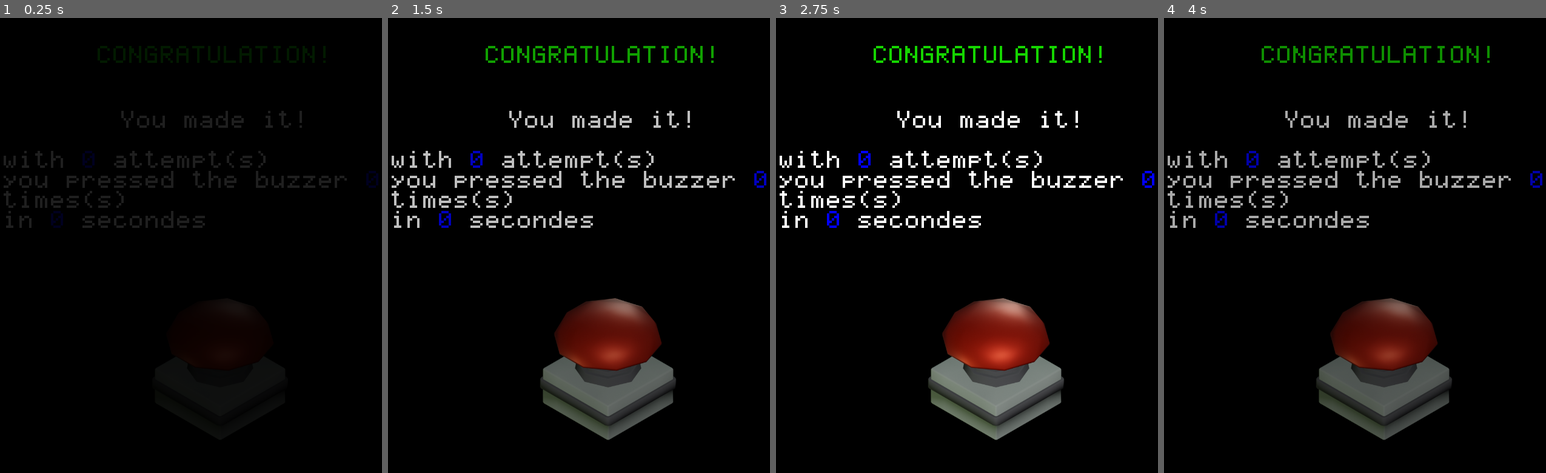
Above: before the commit, frames 1-4 (left to right).
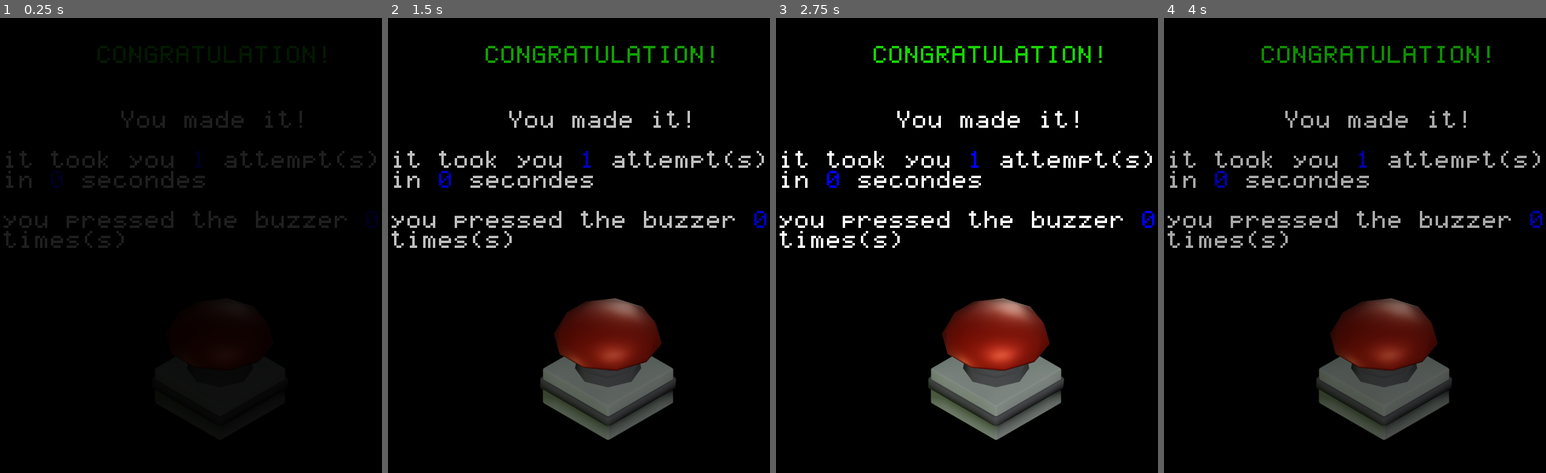
Above: after the commit, the same moments.

Repository: Eptwalabha/ld51
Game: Godot game, scene res://scenes/Victory.tscn
Same seed, same stepped clock (60 frames per second), same inputs: the game is played once before the commit and once after it. This scene is started directly instead of the project's main scene.
Inputs (mouse positions are in pixels of both pictures, inside the frame that each line leads up to):
- Up to frame 1 (0.25 s): no input
- Up to frame 2 (1.5 s): drag from (609, 386) to (651, 127) at 0.52 s; drag from (609, 386) to (579, 331) at 1.27 s
- Up to frame 3 (2.75 s): move the mouse to (1039, 127) at 2.02 s; press the mouse at (1039, 127) at 2.03 s
- Up to frame 4 (4 s): release the mouse at (1427, 127) at 2.75 s; tap Enter at 2.75 s; drag from (1355, 331) to (1232, 159) at 2.77 s; move the mouse to (1526, 304) at 3.52 s; press the mouse at (1526, 304) at 3.53 s

The runs differ from the first frame. In frame 1, 3.5% of the frame differs, in the area x 0-100%, y 29-51%; in frame 2, 3.5%; in frame 3, 3.5%; in frame 4, 3.5%.

Commit message:
fix victory

Diff:
--- a/scenes/Game.gd
+++ b/scenes/Game.gd
@@ -32,6 +32,7 @@
 	SHRINK,
 	SHRINK_BOUNCE,
 	FALLING_OBJECT,
+	FAKE,
 
 	NEED_POWER_MAZE,
 	TP_RANDOM,
--- a/scenes/Victory.gd
+++ b/scenes/Victory.gd
@@ -3,9 +3,9 @@
 func _ready() -> void:
 	$CanvasLayer/Fade.fade_in()
 	var text = "[center]You made it![/center]\n\n" \
-		+ "with [color=blue]{attempt}[/color] attempt(s)\n" \
-		+ "you pressed the buzzer [color=blue]{click}[/color] times(s)\n" \
-		+ "in [color=blue]{time}[/color] secondes"
+		+ "it took you [color=blue]{attempt}[/color] attempt(s)\n" \
+		+ "in [color=blue]{time}[/color] secondes\n\n" \
+		+ "you pressed the buzzer [color=blue]{click}[/color] times(s)\n"
 	var data = {
 		'attempt': Stats.nbr_attempt,
 		'click': Stats.nbr_click,
@@ -15,7 +15,7 @@
 	$CanvasLayer/Control/VBoxContainer/RichTextLabel.bbcode_text = text.format(data)
 
 func _on_Buzzer_press_finished() -> void:
-	Stats.nbr_attempt = 0
+	Stats.nbr_attempt = 1
 	Stats.nbr_click = 0
 	Stats.total_time = 0.0
 	$CanvasLayer/Fade.fade_out()
--- a/script/stats.gd
+++ b/script/stats.gd
@@ -1,5 +1,5 @@
 extends Node
 
 var total_time: float = 0.0
-var nbr_attempt: int = 0
+var nbr_attempt: int = 1
 var nbr_click: int = 0
